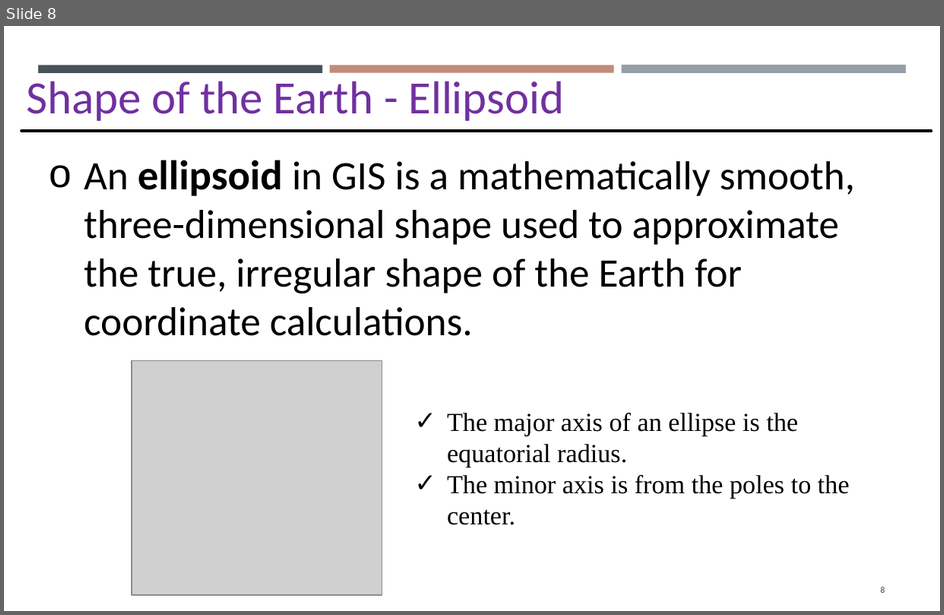
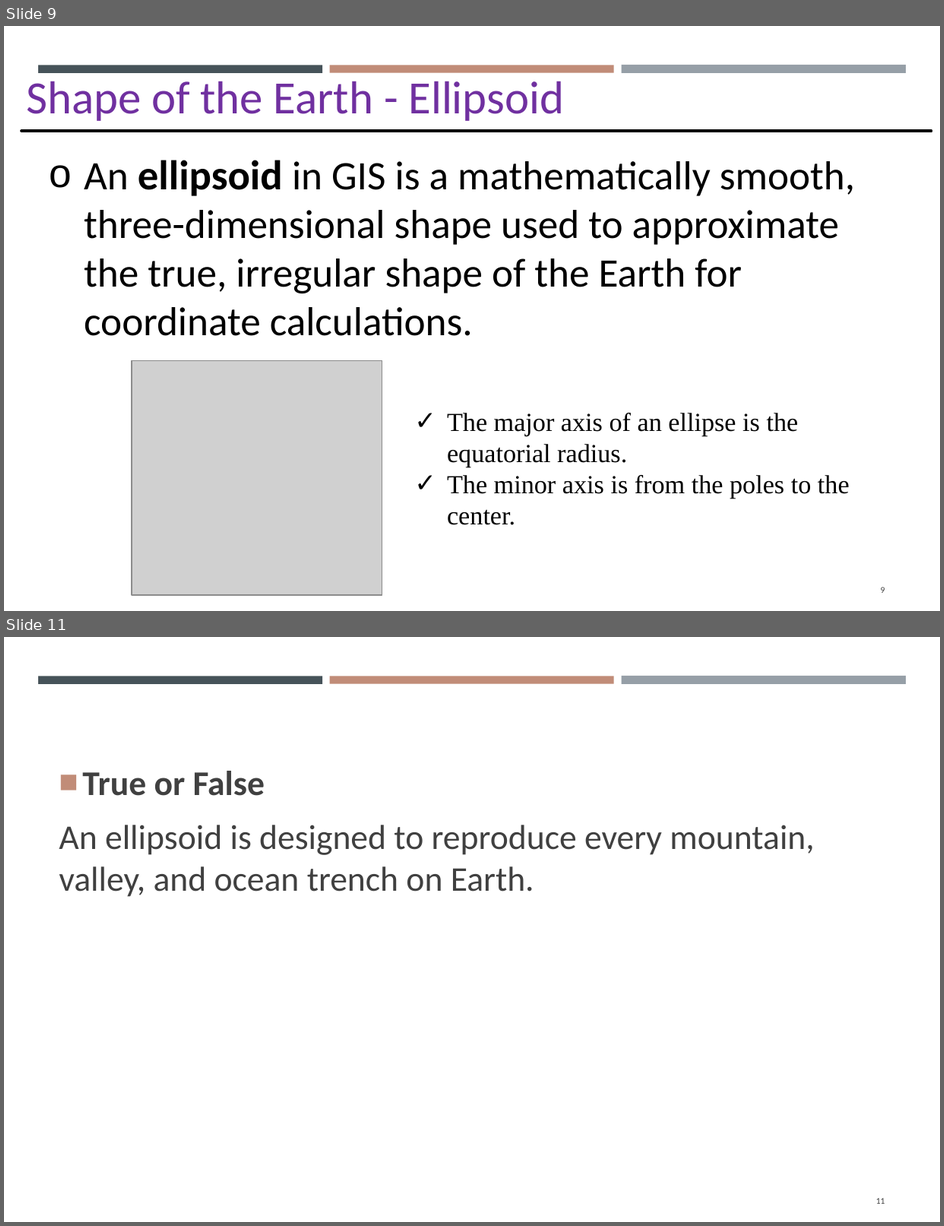
Before and after one commit to gisynw/GIS_I, a slide deck: docs/Lectures/Week03/Week03_GEOG2475_Datum_Tuesday.pptx. Shown one above the other, each under a label of ours: slide 8 before the commit, slides 9 and 11 after it; the slides between them are not shown. The pictures are 944x615 and 944x1226 pixels, drawn with LibreOffice and Linux fonts; fonts in the diff are those of the drawing; grey boxes stand for pictures. Boxes give left, top, right and bottom in pixels: in the first picture for what was removed or moved away, otherwise in the second. Text is boxed around its words. In the diff, an @@ line names an element or a change of style, - is before the commit and + after.

```diff
--- a/docs/Lectures/Week03/Week03_GEOG2475_Datum_Tuesday.pptx
+++ b/docs/Lectures/Week03/Week03_GEOG2475_Datum_Tuesday.pptx
@@ slide 11 added at box(4, 637, 940, 1222), background #FFFFFF; not listed: 3 template elements that a slide beside it also shows @@
@@ text added at box(59, 771, 814, 897), 24 pt, text #404040 @@
+■ True or False
+An ellipsoid is designed to reproduce every mountain, valley, and ocean trench on Earth.
@@ page number added at box(876, 1198, 886, 1204), 6.1 pt, text #404040 @@
+11
@@ what was slide 8 is now slide 9 @@
@@ page number at box(881, 587, 886, 593): text changed @@
-8
+9
```
Also in this commit, not shown: 6 slides changed, 11 other slides added, 5 other files.
